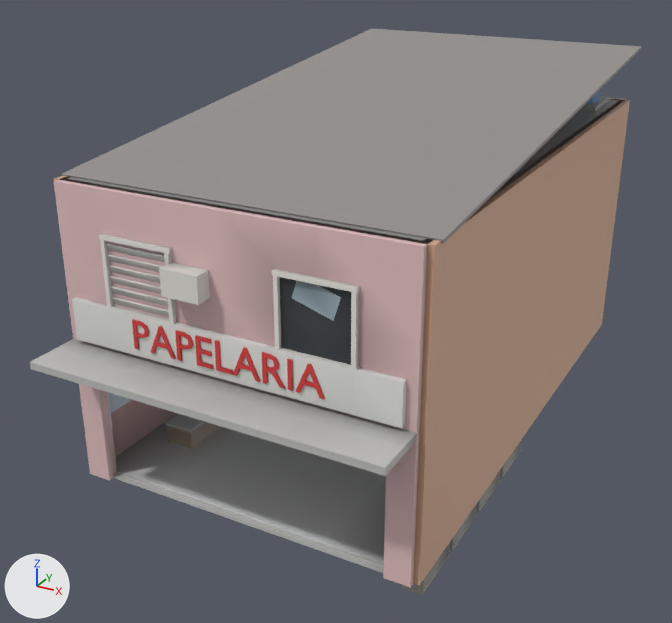
What one commit did to the glTF model jogo/assets/ruinas/sobrado_14.glb.
Camera for both pictures: a camera (50 mm lens) standing at (8.37, -17.53, 10.42) and looking at (-0.61, -1.21, 2.26). Lighting does not change. The marker at lower left points along +X, +Y and +Z. The picture after the commit comes second. Objects named as collision shapes, trigger or cutter boxes, shadow casters or lower levels of detail are left out. Where no turn or scale is listed for an object, it has been applied to the vertices. Vertices at exactly the same position are counted once.

The first picture shows 'balcao_loja', 'dentro', 'detalhe', 'ext', 'longe'.
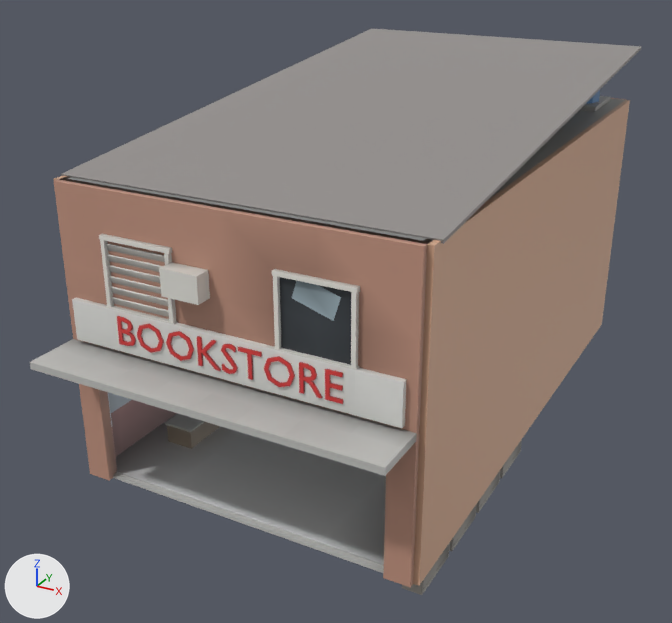
Where the newer file only moved an object's origin or applied its transform, the numbers keep the older frame.

Pixel boxes [x1, y1, x2, y2] of what changed, in the pictures (672 x 623 px):
part 1 of me_ar_1_0, deleted
    before: [132, 319, 325, 399]
part 2 of me_p_003, recoloured (darker)
    both: [54, 98, 626, 588]
part 3 of me_marquise, added
    after: [117, 316, 343, 404]

The change, as a diff of the scene's bpy script:
```diff
--- a/jogo/assets/ruinas/sobrado_14.glb.py
+++ b/jogo/assets/ruinas/sobrado_14.glb.py
@@ mat_tijolo @@
+mat_tijolo = bpy.data.materials.new('tijolo')
+# nodes: BsdfPrincipled, Mix, OutputMaterial, VertexColor
+# colours: beige #c49581, mixed with the vertex colours
@@ me_ar_1_0 @@
 # used by ob_detalhe; location = (-0.65, -6.28, 4.7)
-me_ar_1_0.from_pydata(...)  # 1018 vertices, 1844 faces; spans x -2.97..3.85, y -0.16..12.48, z -4.79..2.33
+me_ar_1_0.from_pydata(...)  # 796 vertices, 1412 faces; spans x -2.97..3.85, y -0.16..12.48, z -4.79..2.33
+# me_ar_1_0 part 1: 9 loose pieces with 222 vertices, spanning x -1.24..2.6, y 0.04..0.09, z -1.49..-0.94, are deleted
 me_ar_1_0.materials.append(mat_branco)
@@ me_ar_1_0 @@
 me_ar_1_0.materials.append(mat_tabua)
-me_ar_1_0.materials.append(mat_letra_vermelha)
 me_ar_1_0.materials.append(mat_metal)
@@ me_p_003 @@
 me_p_003.from_pydata(...)  # 339 vertices, 636 faces; spans x -7.11..0.11, y -6.11..6.11, z -3.0..3.0
 # used by ob_ext; location = (3.5, 0.0, 3.0)
+# me_p_003 part 2: all 284 faces that had it switch from mat_reboco_rosa to mat_tijolo
 me_p_003.materials.append(mat_tijolo_cru)
@@ me_marquise @@
 # used by ob_longe; location = (0.0, -6.6, 2.9)
-me_marquise.from_pydata(...)  # 558 vertices, 1092 faces; spans x -3.65..3.65, y -0.6..12.97, z -0.5..4.34
+me_marquise.from_pydata(...)  # 860 vertices, 1684 faces; spans x -3.65..3.65, y -0.6..12.97, z -0.5..4.34
+# me_marquise part 3: 302 vertices added at x -2.24..2.28, y 0.36..0.41, z 0.31..0.86
 me_marquise.materials.append(mat_concreto)
@@ me_marquise @@
 me_marquise.materials.append(mat_telhado)
+me_marquise.materials.append(mat_letra_vermelha)
```
